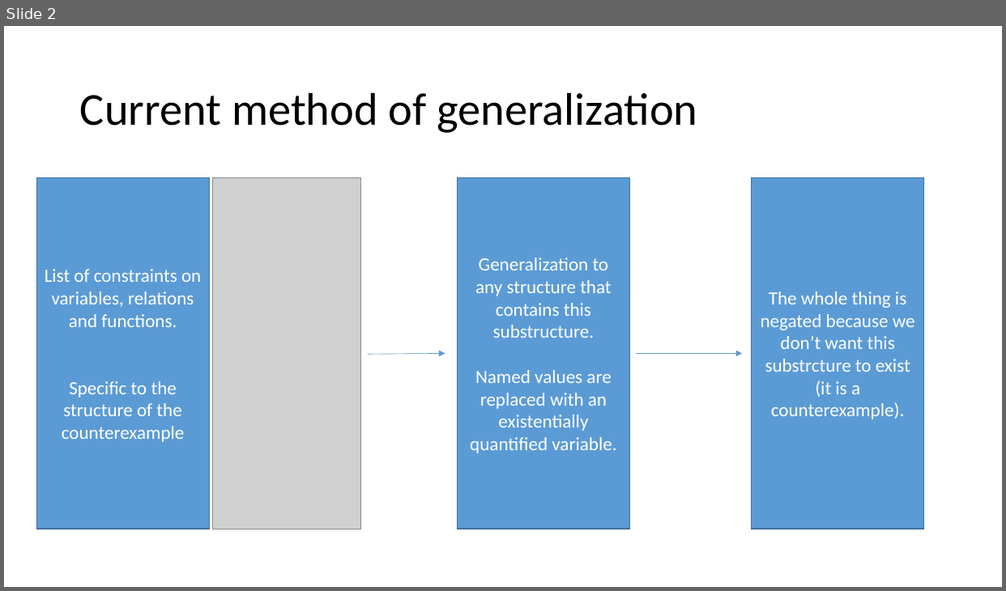
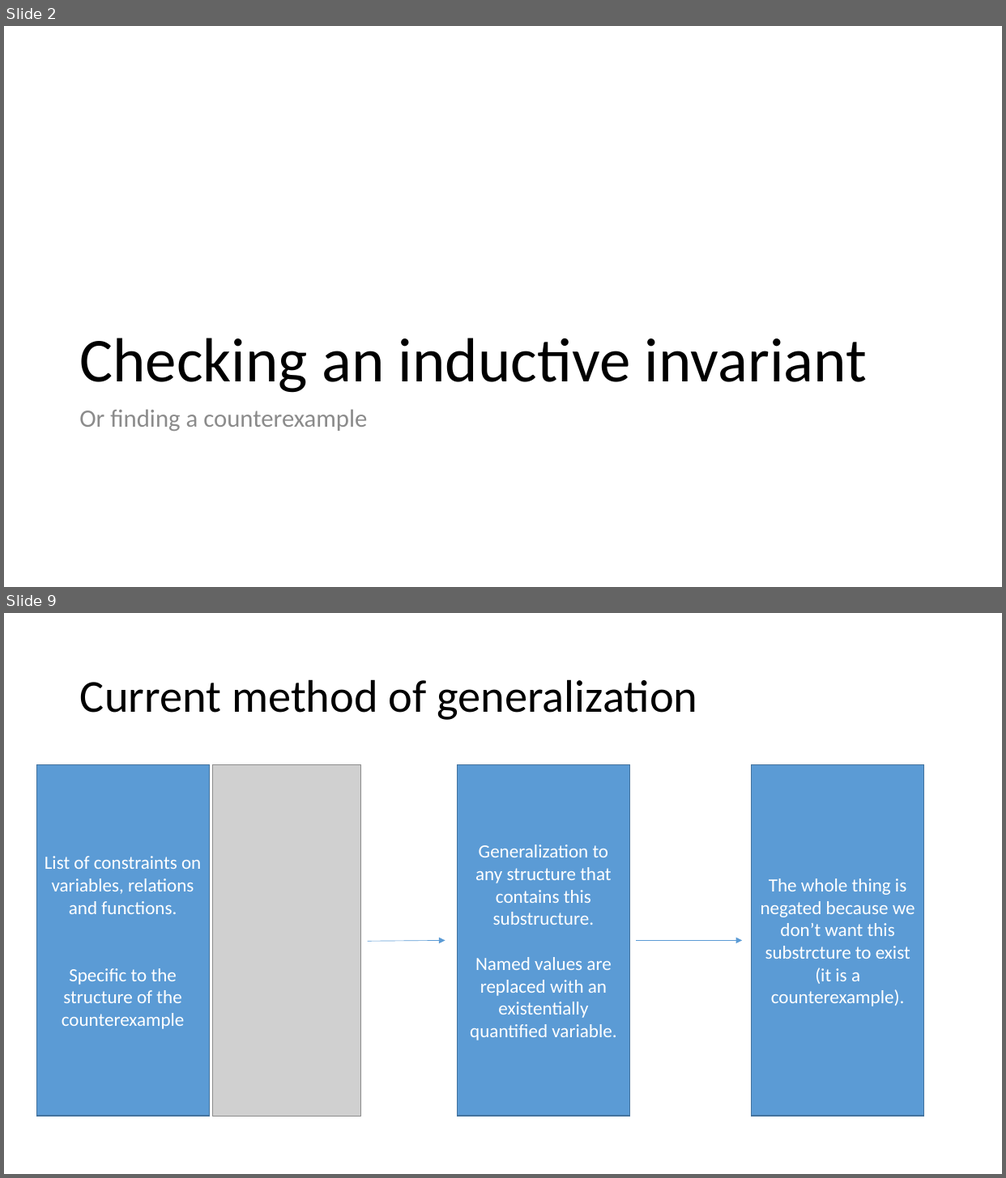
Before and after one commit to tjhance/ivy-research, a slide deck: interactive_proof/counterexample_generalization.pptx. Shown one above the other, each under a label of ours: slide 2 before the commit, slides 2 and 9 after it; the slides between them are not shown. The pictures are 1006x591 and 1006x1178 pixels, drawn with LibreOffice and Linux fonts; fonts in the diff are those of the drawing; grey boxes stand for pictures. Boxes give left, top, right and bottom in pixels: in the first picture for what was removed or moved away, otherwise in the second. Text is boxed around its words. In the diff, an @@ line names an element or a change of style, - is before the commit and + after.

```diff
--- a/interactive_proof/counterexample_generalization.pptx
+++ b/interactive_proof/counterexample_generalization.pptx
@@ slide 2 added at [4,26,1002,587], background #FFFFFF @@
@@ title added at [79,338,867,393], 60 pt, text #000000 @@
+Checking an inductive invariant
@@ text added at [79,409,367,431], 24 pt, text #8C8C8C @@
+Or finding a counterexample
@@ what was slide 2 is now slide 9 @@
```
Also in this commit, not shown: 3 slides changed, 8 other slides added.
